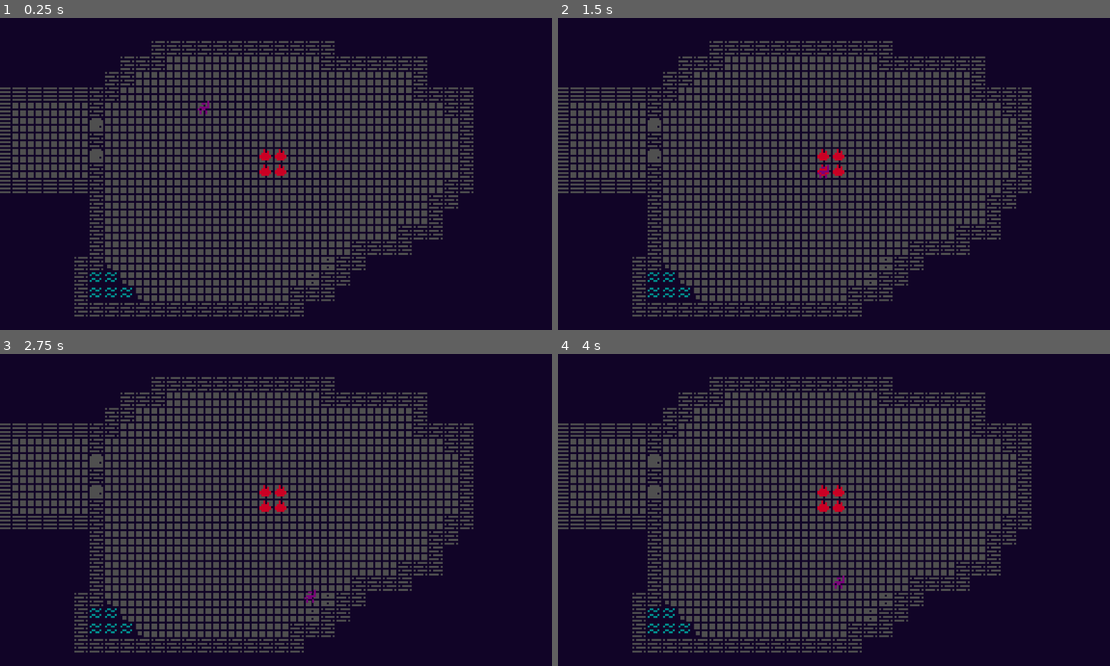
Above: before the commit, frames 1-4 (two rows, left to right).
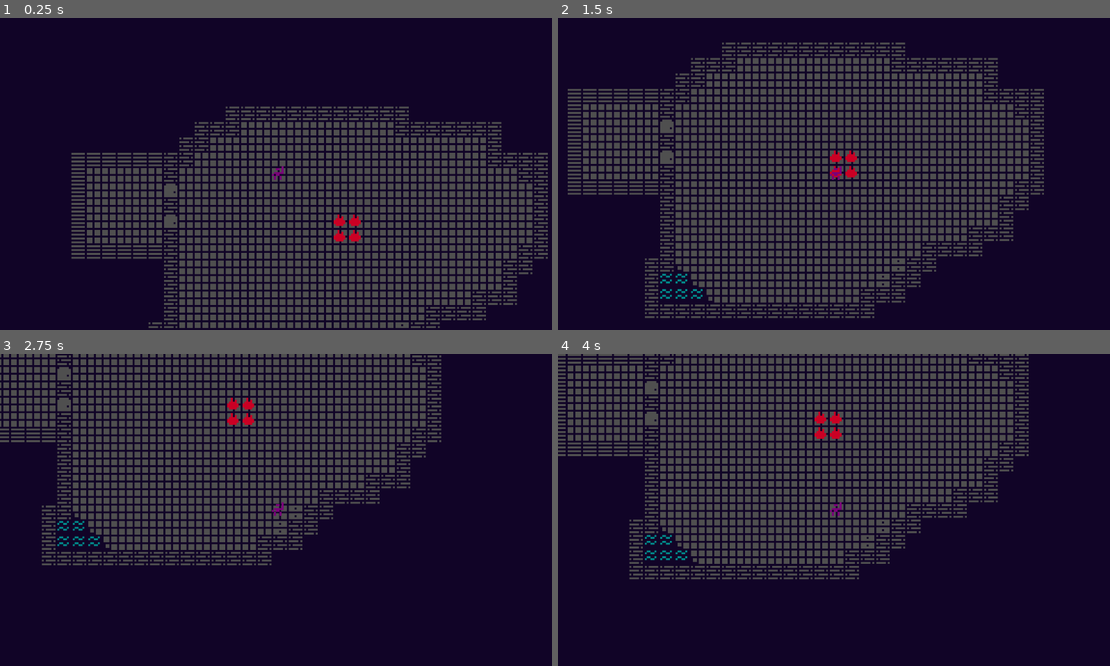
Above: after the commit, the same moments.

Repository: Hamblok0/Gremory
Game: Godot game, scene res://game.tscn
The game is run twice, just before and just after one commit, with the same random seed, the same clock (stepped at 60 frames per second) and the same inputs.
Inputs:
- Up to frame 1 (0.25 s): no input
- Up to frame 2 (1.5 s): tap Enter at 0.5 s; hold M (player_downright) 0.53-1.28 s; hold J (player_down) from 1.28 s (still down)
- Up to frame 3 (2.75 s): release J (player_down) at 2.03 s; hold M (player_downright) from 2.03 s (still down)
- Up to frame 4 (4 s): release M (player_downright) at 2.78 s; hold K (player_up) 2.78-3.53 s; hold N (player_downleft) from 3.53 s (still down)

The runs differ from the first frame. In frame 1, 42% of the frame differs, in the area x 0-100%, y 7-100%; in frame 2, 38%; in frame 3, 41%; in frame 4, 40%.

Commit message:
Camera change - Removed main cam on the Game scene and created a new one as a child node of Player so that the camera just follows the player

Diff:
--- a/game.tscn
+++ b/game.tscn
@@ -10,6 +10,3 @@
 position = Vector2(0, 0)
 layer_0/tile_data = PackedInt32Array(65537, 524288, 2, 65538, 524288, 2, 131074, 524288, 2, 131075, 524288, 2, 131076,  …(5957 unchanged characters)…
 layer_1/tile_data = PackedInt32Array(-65536, 0, 2, 0, 0, 2, 65536, 851968, 2, 131072, 0, 2, 262144, 0, 2, 327680, 0, 2, …(1453 unchanged characters)…
-
-[node name="MainCam" type="Camera2D" parent="."]
-position = Vector2(394, 152)
--- a/player.tscn
+++ b/player.tscn
@@ -14,3 +14,5 @@
 
 [node name="GridMove" parent="." node_paths=PackedStringArray("self_node") instance=ExtResource("3_r1ssf")]
 self_node = NodePath("..")
+
+[node name="PlayerCam" type="Camera2D" parent="."]
